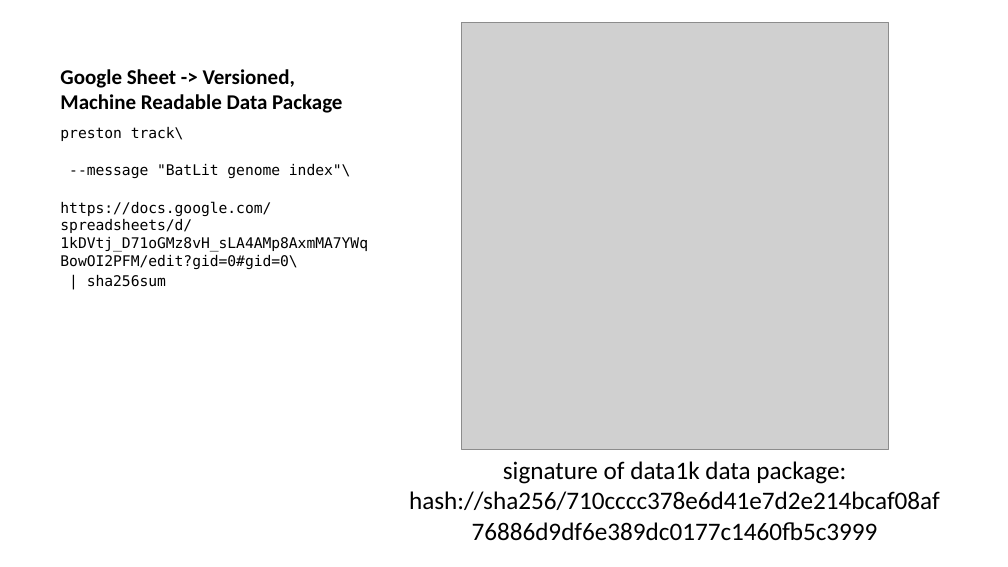
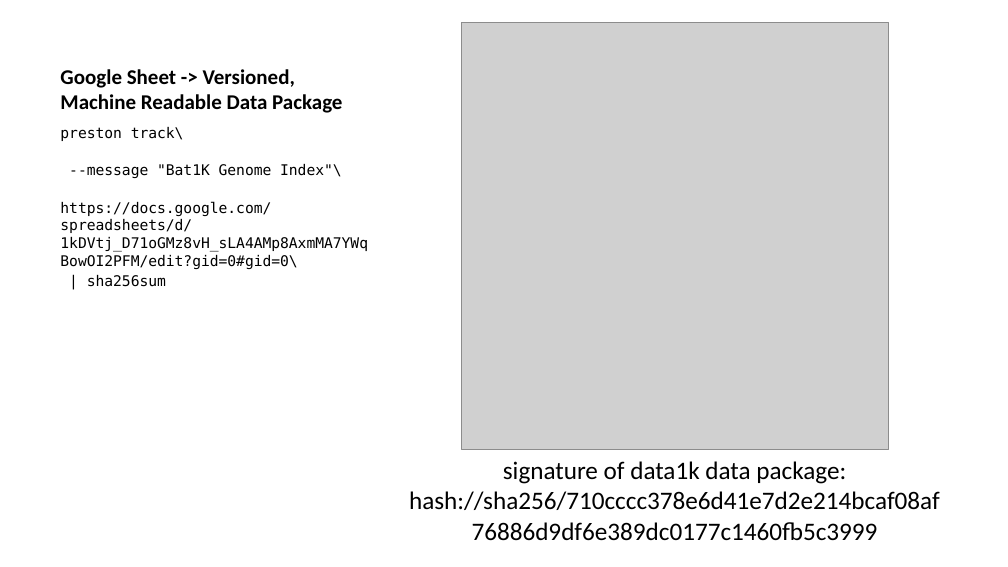
Before and after one commit to jhpoelen/bat1k-talk-2024-10-27, a slide deck: slide 6 of slides.pptx. Drawn at 1008x567 pixels with LibreOffice and Linux fonts; fonts in the diff are those of the drawing; grey boxes stand for pictures. Boxes give left, top, right and bottom in pixels: in the first picture for what was removed or moved away, otherwise in the second. Text is boxed around its words. In the diff, an @@ line names an element or a change of style, - is before the commit and + after.

Commit message:
update example preston track message

```diff
--- a/slides.pptx
+++ b/slides.pptx
@@ text at (x1=60, y1=127, x2=368, y2=287): text changed @@
-preston track\
---message "BatLit genome index"\
-https://docs.google.com/spreadsheets/d/1kDVtj_D71oGMz8vH_sLA4AMp8AxmMA7YWqBowOI2PFM/edit?gid=0#gid=0\
-| sha256sum
+preston track\
+--message "Bat1K Genome Index"\
+https://docs.google.com/spreadsheets/d/1kDVtj_D71oGMz8vH_sLA4AMp8AxmMA7YWqBowOI2PFM/edit?gid=0#gid=0\
+| sha256sum
```
Also in this commit, not shown: 3 other files.
